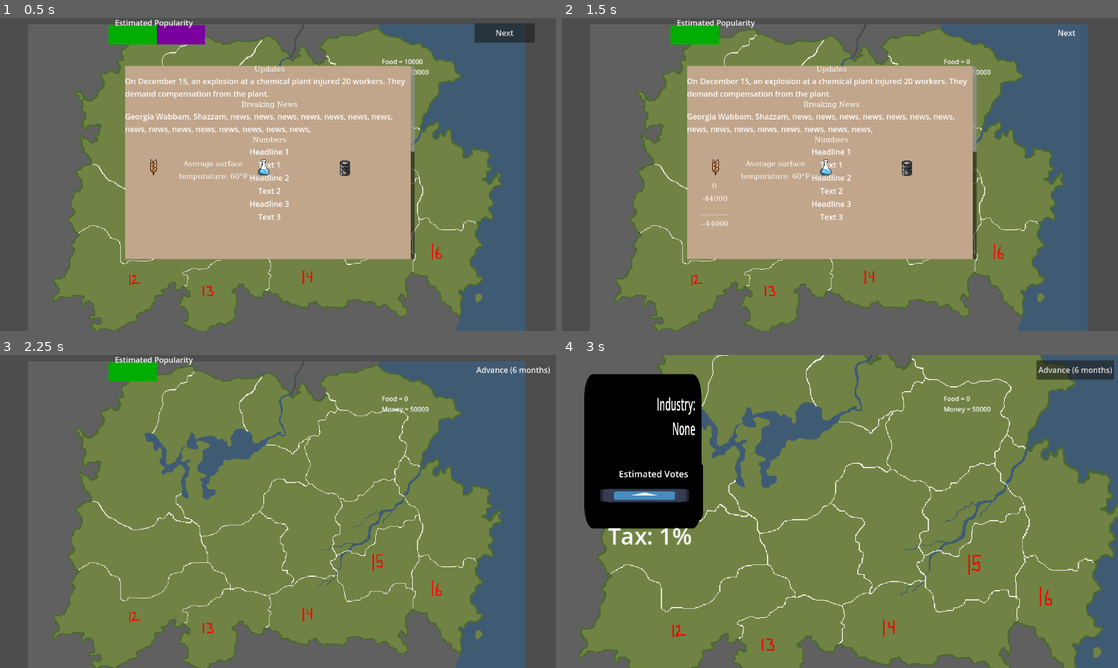
Above: before the commit, frames 1-4 (two rows, left to right).
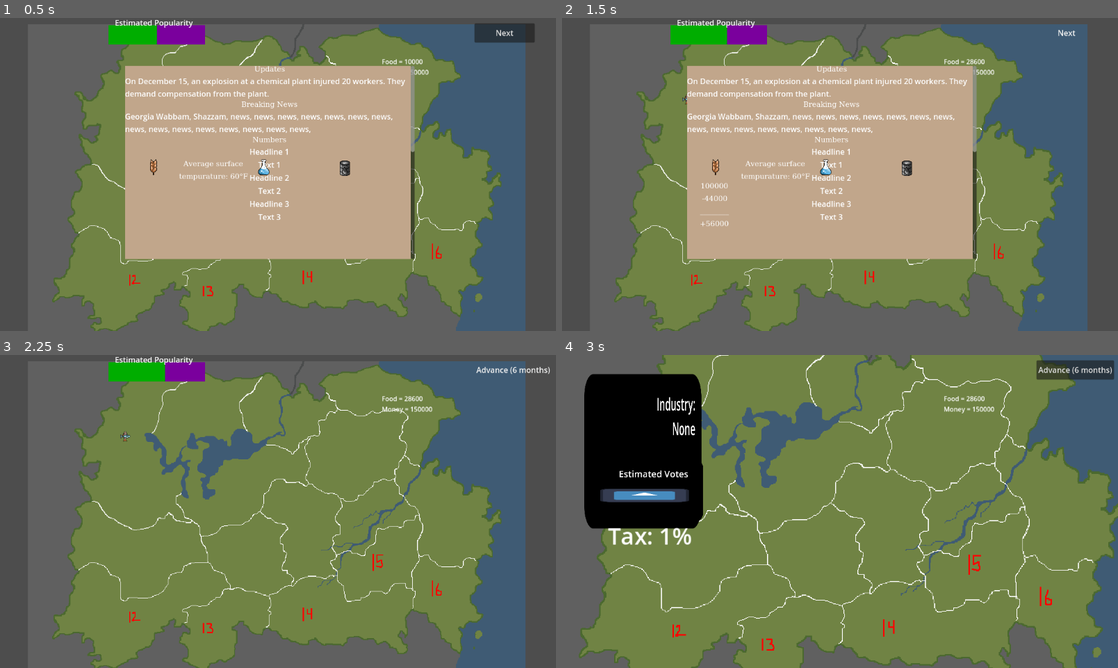
Above: after the commit, the same moments.

Repository: mccoogp/WeatherInc
Game: Godot game, scene res://world.tscn
The game is run twice, just before and just after one commit, with the same random seed, the same clock (stepped at 60 frames per second) and the same inputs. The engine's default icon, where the game draws it, is replaced by a stand-in: a white triangle on a blue panel in a dark square.
Inputs (mouse positions are in pixels of both pictures, inside the frame that each line leads up to):
- Up to frame 1 (0.5 s): no input
- Up to frame 2 (1.5 s): click "Next" at 0.5 s; click "Advance (6 months)" at 1.25 s
- Up to frame 3 (2.25 s): click "Next" at 2 s
- Up to frame 4 (3 s): tap Enter at 2.75 s; move the mouse to (812, 574) at 2.77 s; hold Up from 2.78 s (still down); hold X from 2.78 s (still down); click (812, 574) at 2.92 s

Frame 1 is identical in both runs. In frame 2, 0.7% of the frame differs, in the area x 21-78%, y 2-67%; in frame 3, 0.6%; in frame 4, less than 0.1%.

Commit message:
Added Nina's art

Diff:
--- a/district.gd
+++ b/district.gd
@@ -8,7 +8,7 @@
 var newtax = 1
 @export var popularity = 50
 var setup = 1
-var product = []
+@export var product = []
 var clicked = false
 var votes = 0
 @export var adjacent: Array[Node2D] = []
--- a/world.tscn
+++ b/world.tscn
@@ -22,6 +22,7 @@
 [ext_resource type="Script" path="res://tax_label.gd" id="13_6327v"]
 [ext_resource type="Texture2D" uid="uid://b1yqgep36wrhs" path="res://ogpc_map/map10.png" id="13_thahp"]
 [ext_resource type="Texture2D" uid="uid://lbnmtd3bb3gc" path="res://ogpc_map/map11.png" id="14_e5fce"]
+[ext_resource type="Texture2D" uid="uid://cwvvdlb3ek7j1" path="res://4caster Art/menu.png" id="23_bhy6b"]
 
 [sub_resource type="LabelSettings" id="LabelSettings_afd1u"]
 font_size = 70
@@ -52,6 +53,7 @@
 scale = Vector2(67, 67)
 water = true
 population = 20000
+product = ["fish"]
 center = Vector2(60, 150)
 zoom = 1.75
 image = ExtResource("4_nrn2x")
@@ -303,3 +305,9 @@
 [node name="CanvasLayer" type="CanvasLayer" parent="."]
 
 [node name="News" parent="CanvasLayer" instance=ExtResource("12_k216x")]
+
+[node name="Menu" type="Sprite2D" parent="."]
+visible = false
+position = Vector2(418.766, 344.131)
+scale = Vector2(1.60784, 1.60784)
+texture = ExtResource("23_bhy6b")
Binary file added: 4caster Art/disasters/disease.png
Not shown, added: 4caster Art/disasters/disease.png.import
Binary file added: 4caster Art/disasters/drought.png
Not shown, added: 4caster Art/disasters/drought.png.import
Binary file added: 4caster Art/disasters/fire.png
Not shown, added: 4caster Art/disasters/fire.png.import
Binary file added: 4caster Art/disasters/lightning.png
Not shown, added: 4caster Art/disasters/lightning.png.import
Binary file added: 4caster Art/disasters/rain.png
Not shown, added: 4caster Art/disasters/rain.png.import
Binary file added: 4caster Art/disasters/snow.png
Not shown, added: 4caster Art/disasters/snow.png.import
(and 50 more such lines)
